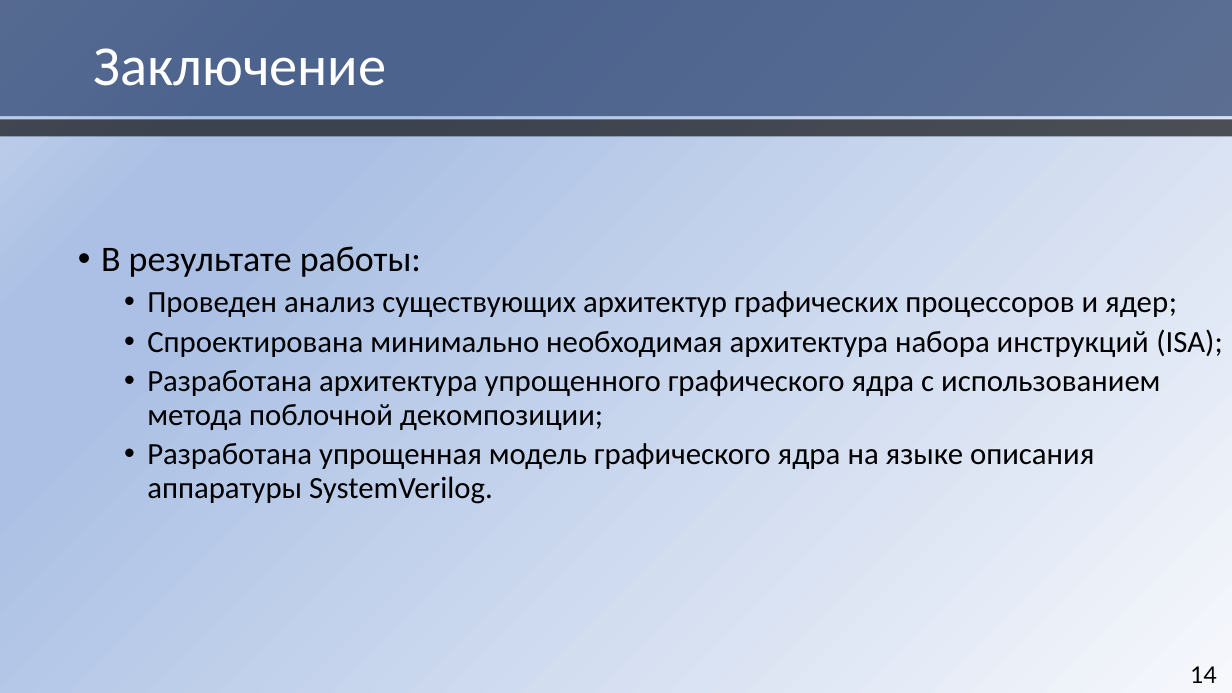
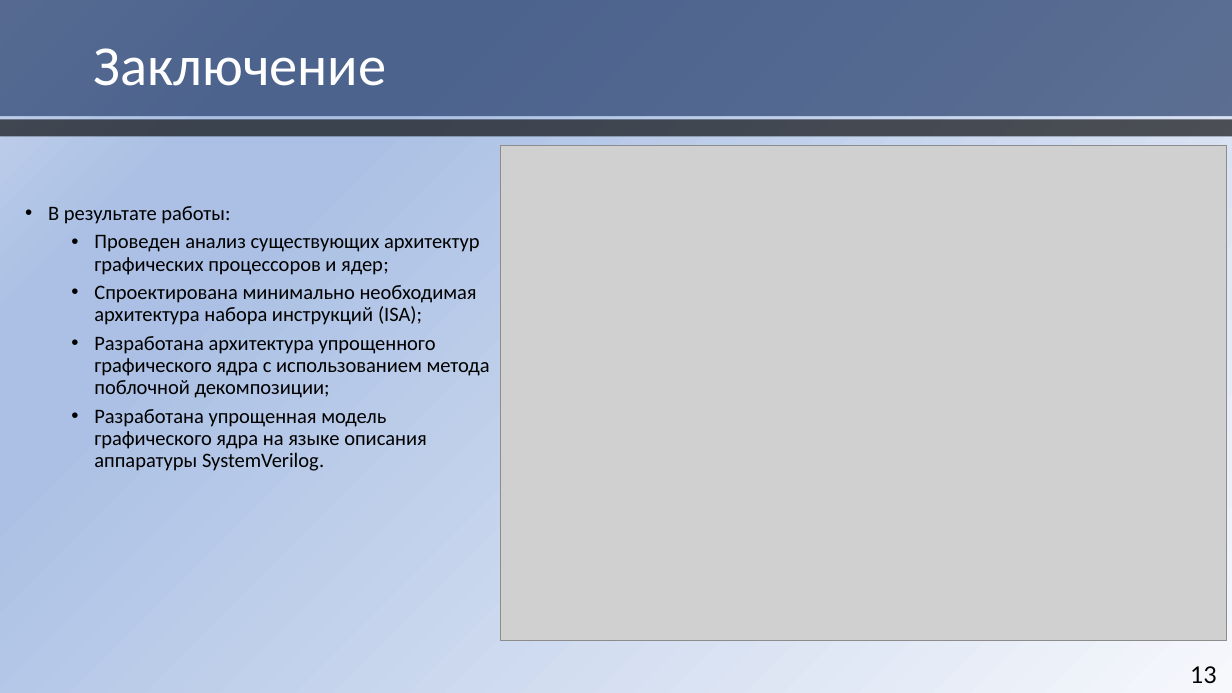
Before and after one commit to HaMeNopeDiot/hardware_gpu, a slide deck: slide 13 of docs/starukhin_dissertation/magister_pres.pptx (slide 14 before the commit). Drawn at 1232x693 pixels with LibreOffice and Linux fonts; fonts in the diff are those of the drawing; grey boxes stand for pictures. Boxes give left, top, right and bottom in pixels: in the first picture for what was removed or moved away, otherwise in the second. Text is boxed around its words. In the diff, an @@ line names an element or a change of style, - is before the commit and + after.

```diff
--- a/docs/starukhin_dissertation/magister_pres.pptx
+++ b/docs/starukhin_dissertation/magister_pres.pptx
@@ picture added at bbox=[501, 145, 1227, 640] @@
@@ text "В результате работы:": place and size @@
-text "В результате работы:" at bbox=[101, 246, 1222, 504]
+text "В результате работы:" at bbox=[48, 206, 490, 471]
@@ text "В результате работы:" at bbox=[48, 206, 490, 471]: size 28 to 16 pt in "В результате работы:"; size 24 to 16 pt @@
@@ page number at bbox=[1190, 666, 1217, 683]: text changed @@
-14
+13
```
Also in this commit, not shown: 9 other slides changed, 3 slides added, 4 slides removed.
